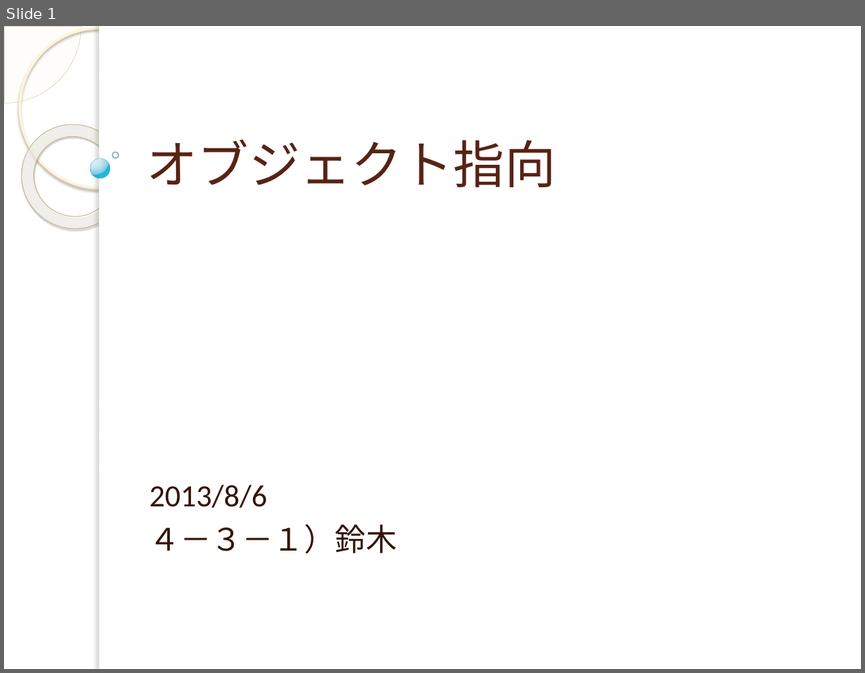
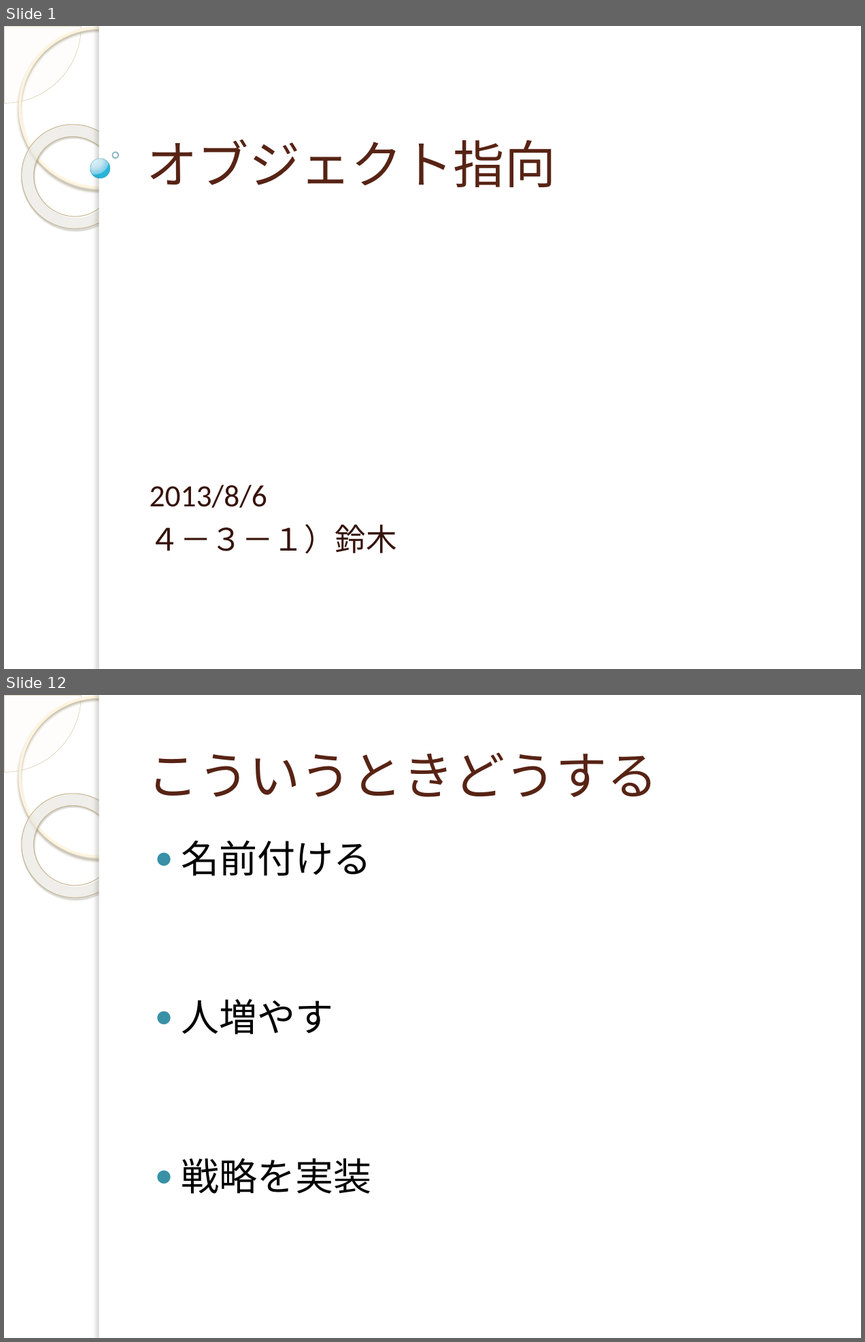
Before and after one commit to yuridonus/FEstudy, a slide deck: objectStudy.pptx. Shown one above the other, each under a label of ours: slide 1 before the commit, slides 1 and 12 after it; the slides between them are not shown. The pictures are 865x673 and 865x1342 pixels, drawn with LibreOffice and Linux fonts; fonts in the diff are those of the drawing; background and template pictures are left out. Boxes give left, top, right and bottom in pixels: in the first picture for what was removed or moved away, otherwise in the second. Text is boxed around its words. In the diff, an @@ line names an element or a change of style, - is before the commit and + after.

```diff
--- a/objectStudy.pptx
+++ b/objectStudy.pptx
@@ slide 12 added at [4,695,861,1338], background picture (left out); not listed: 5 template elements that a slide beside it also shows @@
@@ title added at [147,753,658,797], 43 pt, text #572314 @@
+こういうときどうする
@@ text added at [181,841,372,1193], 32 pt, text #000000 @@
+● 名前付ける
+● 人増やす
+● 戦略を実装
```
Also in this commit, not shown: 2 slides changed, 11 other slides added.
